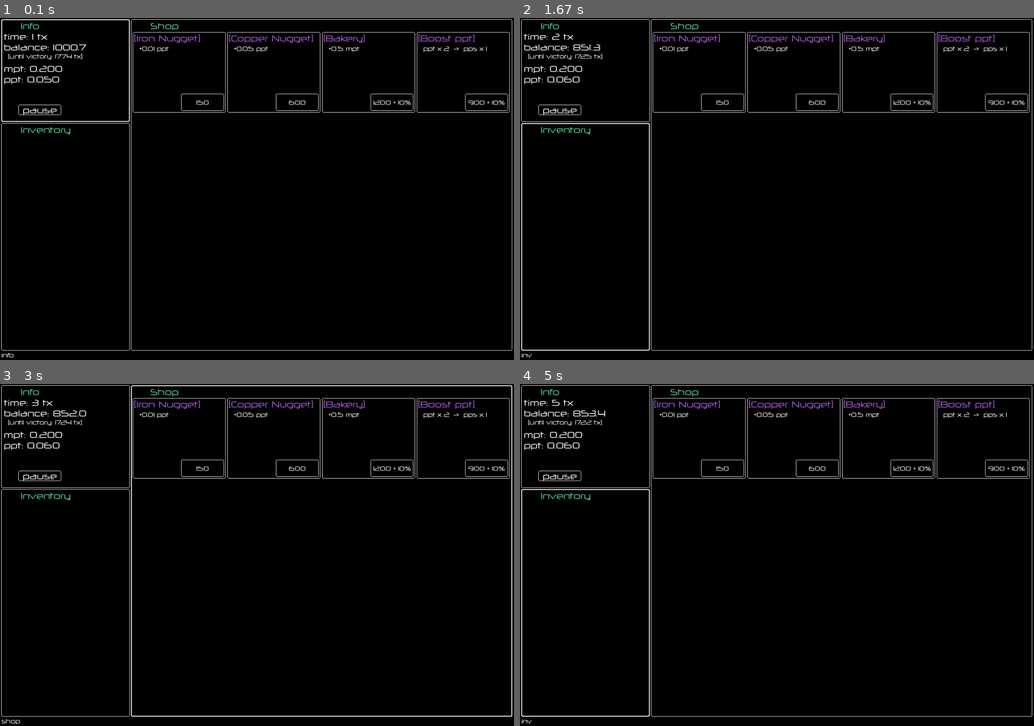
Above: before the commit, frames 1-4 (two rows, left to right).
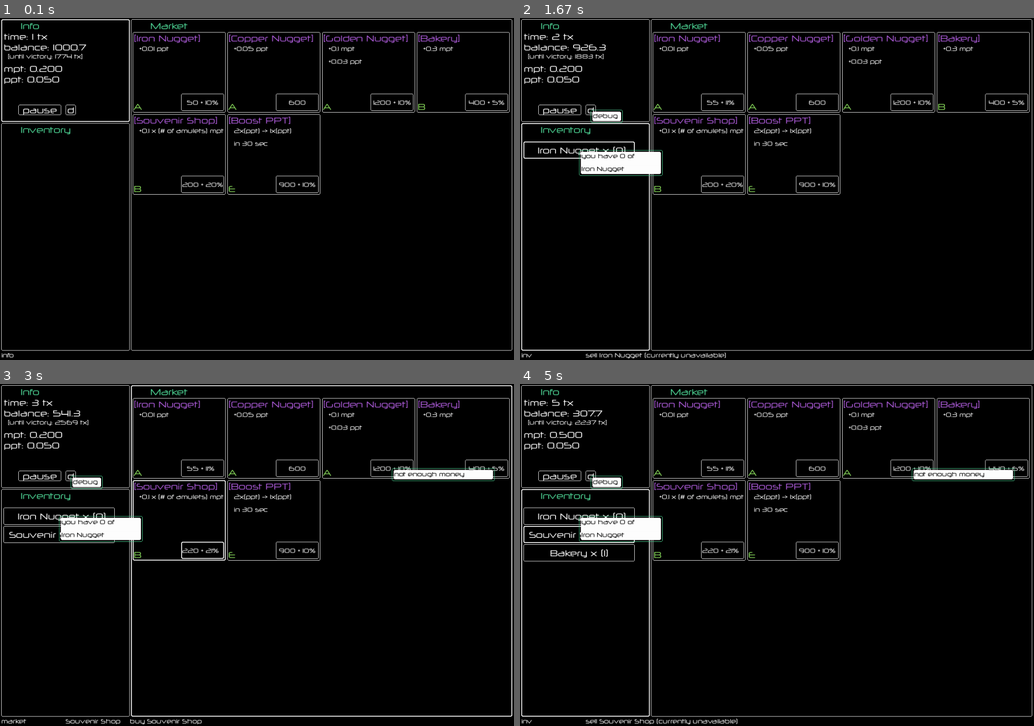
Above: after the commit, the same moments.

Repository: rayannott/economygame
Game: pygame game, started from main.py
Two runs of this game, one before a commit and one after it. Both use one fixed random seed, a clock stepped at 60 frames per second and the inputs below.
Inputs (mouse positions are in pixels of both pictures, inside the frame that each line leads up to):
- Up to frame 1 (0.1 s): no input
- Up to frame 2 (1.67 s): click (720, 100) at 0.38 s, where only the run after the commit has a clickable "50 + 10%"; click (591, 110) at 0.72 s, where only the run after the commit has a clickable "d"; click (576, 147) at 1.05 s, where only the run after the commit has a clickable "Iron Nugget x (1)"; click (576, 147) at 1.38 s, where only the run after the commit has a clickable "Iron Nugget x (0)"
- Up to frame 3 (3 s): click (267, 438) at 1.72 s; click "1200 + 10%" at 2.05 s; click (241, 496) at 2.38 s; click (200, 548) at 2.72 s, where only the run after the commit has a clickable "200 + 20%"
- Up to frame 4 (5 s): click (910, 524) at 3.05 s; click (1008, 466) at 3.38 s, where only the run after the commit has a clickable "400 + 5%"; click (884, 493) at 3.72 s; click (627, 486) at 4.05 s; click (797, 541) at 4.38 s; click (627, 534) at 4.72 s

The runs differ from the first frame. In frame 1, 1.8% of the frame differs, in the area x 12-99%, y 1-52%; in frame 2, 3.7%; in frame 3, 4.6%; in frame 4, 4.8%, in the area x 0-99%, y 1-100%.

Commit message:
can sell items now

Diff:
--- a/base_objects.py
+++ b/base_objects.py
@@ -29,12 +29,20 @@
         super().__init__()
         self.name = name
         self.cost = cost
-        self.in_shop = True # cost increaing
         self.type_ = type_
         self.info: list[str] = []
 
     def tick(self):
         pass
+
+    def __eq__(self, other: 'ProfitGen') -> bool:
+            return self.name == other.name
+
+    def __hash__(self) -> int:
+        return hash(self.name)
+
+    def __repr__(self) -> str:
+        return f'ShopItem::{self.name}'
 
 
 class ProfitGen(ShopItem):
--- a/game.py
+++ b/game.py
@@ -1,12 +1,13 @@
 
 
+from collections import Counter
 import time
 import pygame
-from base_objects import ShopCell
+from base_objects import Cost, ShopCell
 
 from player import Player
-from gui.gui_rect import Button, Label, ProgressBar, Panel
-from gui.pygame_utils import BLACK, FONT_NORM, FRAMERATE, WHITE, WINDOW_SIZE, FONT_HUGE, FONT_SMALL, CP0
+from gui.gui_rect import Button, Label, Notification, ProgressBar, Panel
+from gui.pygame_utils import BLACK, FONT_NORM, FRAMERATE, WHITE, WINDOW_SIZE, FONT_HUGE, FONT_SMALL, CP0, INV_BTN_SLOT_SIZE
 from gui.gui_shop import create_panels_from_shop
 import shop_items as si
 from shop_items import create_shop
@@ -41,6 +42,7 @@
 
 
         # setup GUIs
+        self.notifications: list[Notification] = []
 
         self.info_panel = Panel((3, 3), (300, 240), self.surface, 'info')
         self.info_panel.add_labels(
@@ -57,18 +59,22 @@
             'pause_btn',
             Button((40, 200), (100, 24), self.surface, 'pause', 'toggle pause/unpause', parent=self.info_panel)
         )
-
+        self.info_panel.populate_one(
+            'debug_btn',
+            Button((150, 200), (24, 24), self.surface, 'd', 'debug button', parent=self.info_panel)
+        )
 
         self.inventory_panel = Panel((3, 246), (300, WINDOW_SIZE[1] - 268), self.surface, 'inv')
         self.inventory_panel.add_labels([
             Label('Inventory', self.surface, FONT_NORM, CP0[1], topleft=(45, 3))
         ])
-
-
-        self.shop_panel = Panel((306, 3), (WINDOW_SIZE[0] - 310, WINDOW_SIZE[1] - 25), self.surface, 'shop')
+        self.next_empty_slot_index = 0
+
+
+        self.shop_panel = Panel((306, 3), (WINDOW_SIZE[0] - 310, WINDOW_SIZE[1] - 25), self.surface, 'market')
 
         self.shop_panel.add_labels(
-            [Label('Shop', self.surface, FONT_NORM, CP0[1], topleft=(45, 3))]
+            [Label('Market', self.surface, FONT_NORM, CP0[1], topleft=(45, 3))]
         )
 
         self.shop_panel.populate_many(
@@ -94,14 +100,15 @@
 
         self.player.update()
 
+    def spawn_notification(self, text: str, mouse_pos: tuple[int, int], duration: int = 6):
+        self.notifications.append(Notification(text, self.surface, current_mouse_pos=mouse_pos))
+
     def buy_shop_cell(self, shop_cell: ShopCell) -> bool:
         '''Buys an item; returns True if success, else False'''
-        is_possible_to_buy, resulting_balance = self.player.enough_money(shop_cell.item_cost)
-        if is_possible_to_buy:
-            self.player.inventory.append(shop_cell.what)
-            self.player.set_balance(resulting_balance)
-            return True
-        return False
+        return self.player.buy_shop_cell(shop_cell)
+
+    def sell_item(self, item_name: str) -> bool:
+        return self.player.sell_item(item_name)
 
     def run(self):
         '''
@@ -115,10 +122,38 @@
             self.surface.blit(self.background, (0, 0))
             pos = pygame.mouse.get_pos()
 
+            # update gui
             self.info_panel.update(pos)
+
+            # inventory_counter = Counter(self.player.inventory)
+            for inv_item in set(self.player.inventory):
+                if inv_item.name not in self.inventory_panel.gui_objects:
+                    self.inventory_panel.populate_one(
+                        inv_item.name,
+                        Button(
+                            topleft=(5, (INV_BTN_SLOT_SIZE[1] + 3) * (self.next_empty_slot_index + 1)),
+                            size=INV_BTN_SLOT_SIZE,
+                            surface=self.surface,
+                            text=f'{inv_item.name} x ({len(self.player.spent_on_each_shop_item[inv_item.name])})',
+                            hoverhint=f'sell {inv_item.name} for {self.player.spent_on_each_shop_item[inv_item.name][0]*0.5:.1f}',
+                            parent=self.inventory_panel
+                        )
+                    )
+                    self.next_empty_slot_index += 1
+
+            for inv_name, inv_slot in self.inventory_panel.gui_objects.items():
+                inv_slot.set_text(f'{inv_name} x ({len(self.player.spent_on_each_shop_item[inv_name])})')
+                dq = self.player.spent_on_each_shop_item[inv_name]
+                extra = f'for {dq[0]*0.5:.1f}' if dq else '(currently unavailable)'
+                inv_slot.hint_label.set_text(f'sell {inv_name} {extra}')
+
             self.inventory_panel.update(pos)
+
             self.shop_panel.update(pos)
-
+            for notif in self.notifications:
+                notif.update(pos)
+
+            # process events
             for event in pygame.event.get():
                 if event.type == pygame.QUIT:
                     self.is_running = False
@@ -126,20 +161,34 @@
                     if self.info_panel.clicked():
                         if self.info_panel.gui_objects['pause_btn'].clicked():
                             self.paused = not self.paused
-                    if self.shop_panel.clicked():
-                        print('shop panel')
+                        elif self.info_panel.gui_objects['debug_btn'].clicked():
+                            # DEBUG
+                            print('inv:', self.player.inventory)
+                            print('inv spending history:', self.player.spent_on_each_shop_item)
+                            print('effect duration boost:', self.player.effect_duration_boost)
+                            self.spawn_notification('debug', pos)
+
+                    elif self.shop_panel.clicked():
                         what_clicked = self.shop_panel.object_clicked()
                         if what_clicked:
-                            print(f'    clicked {what_clicked}')
                             what_clicked_2 = self.shop_panel.gui_objects[what_clicked].object_clicked() # type: ignore
                             if what_clicked_2 == 'buy':
                                 feedback = self.buy_shop_cell(self.shop[what_clicked])
                                 if feedback:
-                                    print(f'        bought {what_clicked}: {self.shop[what_clicked]}')
+                                    print(f'bought {what_clicked}: {self.shop[what_clicked]}')
                                 else:
-                                    print('        not enough money')
-
-
+                                    print('not enough money')
+                                    self.spawn_notification(f'not enough money', pos, 1)
+
+                    elif self.inventory_panel.clicked():
+                        what_clicked = self.inventory_panel.object_clicked()
+                        if what_clicked:
+                            feedback = self.sell_item(what_clicked)
+                            if feedback:
+                                print(f'sold {what_clicked}')
+                            else:
+                                print(f'you don\'t have {what_clicked}')
+                                self.spawn_notification(f'you have 0 of\n{what_clicked}', pos, 3)
             pygame.display.update()
 
     def tick(self):
@@ -149,3 +198,5 @@
         self.times_ticked += 1
         self.player.tick()
         self.shop.tick()
+        for notif in self.notifications:
+            notif.tick()
--- a/gui/gui_rect.py
+++ b/gui/gui_rect.py
@@ -3,7 +3,9 @@
 
 import pygame
 
-from .pygame_utils import FONT_HUGE, FONT_SMALL, FONT_NORM, GREY, WHITE, WINDOW_SIZE, shift
+from gui.pygame_utils import FONT_NORM
+
+from .pygame_utils import BLACK, CP0, FONT_HUGE, FONT_SMALL, FONT_NORM, GREY, WHITE, WINDOW_SIZE, shift
 
 
 class Label:
@@ -55,11 +57,14 @@
         self.hovering = False # boolean flag updated every frame
         self.clickable = False
         self.depth = 1 if parent else 0
+        self.color_text = WHITE
+        self.color_hint = WHITE
+        self.color_frame = WHITE
 
         self.rect = pygame.Rect(shift(self.topleft, self.shift_by), self.size)
 
-        self.text_label = Label(self.text, self.surface, self.text_font, WHITE, center=self.rect.center)
-        self.hint_label = Label(self.hoverhint, self.surface, FONT_SMALL, WHITE, bottomleft=(3, WINDOW_SIZE[1] - 3))
+        self.text_label = Label(self.text, self.surface, self.text_font, self.color_text, center=self.rect.center)
+        self.hint_label = Label(self.hoverhint, self.surface, FONT_SMALL, self.color_hint, bottomleft=(3, WINDOW_SIZE[1] - 3))
 
     def set_visible(self, set_to: bool) -> None:
         self.visible = set_to
@@ -68,7 +73,7 @@
         self.active = set_to
 
     def clicked(self) -> bool:
-        return self.hovering
+        return self.active and self.hovering
 
     @abstractmethod
     def update(self, current_mouse_pos: tuple[int, int]):
@@ -76,11 +81,13 @@
         if self.hoverhint and self.hovering:
             self.hint_label.update()
         self.draw()
-        self.text_label.update()
+        if self.visible:
+            self.text_label.update()
 
     @abstractmethod
     def draw(self) -> None:
-        pygame.draw.rect(self.surface, WHITE, self.rect, width=2 if self.hovering else 1, border_radius=3)
+        if self.visible:
+            pygame.draw.rect(self.surface, self.color_frame, self.rect, width=2 if self.hovering else 1, border_radius=3)
 
     def set_text(self, set_to: str) -> None:
         self.text_label.set_text(set_to)
@@ -136,7 +143,8 @@
         return super().update(current_mouse_pos)
 
     def draw(self) -> None:
-        pygame.draw.rect(self.surface, GREY, self.progress_rect, border_radius=3)
+        if self.visible:
+            pygame.draw.rect(self.surface, GREY, self.progress_rect, border_radius=3)
         return super().draw()
 
 
@@ -167,8 +175,9 @@
     def update(self, current_mouse_pos: tuple[int, int]):
         for gui_obj in self.gui_objects.values():
             gui_obj.update(current_mouse_pos)
-        for to in self.labels:
-            to.update()
+        if self.visible:
+            for to in self.labels:
+                to.update()
         return super().update(current_mouse_pos)
 
     def object_clicked(self) -> str:
@@ -177,3 +186,37 @@
             if gui_obj.clicked():
                 return obj_key
         return ''
+
+
+class Notification(Panel):
+    def __init__(self, text: str, surface: pygame.Surface, current_mouse_pos: tuple[int, int], duration_tics=6) -> None:
+        self.lines = text.split('\n')
+        max_len = len(max(self.lines, key=len))
+        super().__init__(topleft=current_mouse_pos, size=(15 * max_len, 30 * len(self.lines)), surface=surface, hoverhint='', parent=None)
+        self.duration_ticks = duration_tics
+        self.color_frame = CP0[1]
+        self.inner_rect = pygame.rect.Rect(shift(self.rect.topleft, (4, 4)), shift(self.rect.size, (-8, -8)))
+        for i, one_line in enumerate(self.lines):
+            self.add_labels(
+                [
+                    Label(one_line, self.surface, FONT_SMALL, BLACK, topleft=(5, 5 + 30*i))
+                ]
+            )
+
+    def tick(self):
+        if self.active:
+            self.duration_ticks -= 1
+            if self.duration_ticks <= 0:
+                self.active = False
+                self.visible = False
+
+    def draw(self) -> None:
+        super().draw()
+        if self.visible:
+            pygame.draw.rect(self.surface, WHITE, self.inner_rect, border_radius=3)
+
+    def update(self, current_mouse_pos: tuple[int, int]):
+        self.draw()
+        if self.visible:
+            for to in self.labels:
+                to.update()
--- a/gui/gui_shop.py
+++ b/gui/gui_shop.py
@@ -20,7 +20,8 @@
     for i, sh_item in enumerate(shop.items.values()):
         pnl = Panel(topleft=TOPLEFTS[i], size=SHOP_ITEM_PANEL_SIZE, surface=surface, hoverhint=sh_item.what.name, parent=shop_panel)
         pnl.add_labels(
-            [Label(f'[{sh_item.what.name}]', surface, FONT_NORM, CP1[0], topleft=(2, 2))]
+            [Label(f'[{sh_item.what.name}]', surface, FONT_NORM, CP1[0], topleft=(2, 2)),
+             Label(f'{sh_item.what.type_.name[0]}', surface, FONT_NORM, color=CP1[1], bottomleft=(2, SHOP_ITEM_PANEL_SIZE[1]-2))]
         )
         for i, info in enumerate(sh_item.what.info, 1):
             pnl.add_labels(
--- a/gui/pygame_utils.py
+++ b/gui/pygame_utils.py
@@ -15,10 +15,10 @@
 WINDOW_SIZE = (1200, 800)
 FRAMERATE = 60
 
-
 SHOP_ITEM_PANEL_SIZE = (217, 188)
 BUY_BTN_SIZE = (100, 40)
 
+INV_BTN_SLOT_SIZE = (260, 40)
 
 def shift(tup1: tuple, tup2: tuple) -> tuple:
     return tup1[0] + tup2[0], tup1[1] + tup2[1]
--- a/main.py
+++ b/main.py
@@ -1,7 +1,5 @@
 import pygame
 
-from gui.gui_rect import Button, ProgressBar, Panel
-from gui.pygame_utils import BLACK, FRAMERATE, WINDOW_SIZE, FONT_HUGE, FONT_SMALL, CP0
 from game import Game
 
 
--- a/player.py
+++ b/player.py
@@ -1,5 +1,7 @@
+from collections import defaultdict, deque
 import math
-from base_objects import Cost, ShopItem, ShopItemType
+from base_objects import Cost, ShopCell, ShopItem, ShopItemType
+from shop_items import Bakery, SouvenirShop
 
 from utils import INITIAL_BALANCE, INITIAL_MPT, INITIAL_PPT, GOAL_BALANCE
 
@@ -9,7 +11,9 @@
         self.balance = INITIAL_BALANCE
         self.mpt = INITIAL_MPT
         self.ppt = INITIAL_PPT
+        self.effect_duration_boost = 0
         self.inventory: list[ShopItem] = []
+        self.spent_on_each_shop_item: dict[str, deque[float]] = defaultdict(deque)
 
     def tick(self):
         self.balance *= 1+self.ppt*0.01
@@ -28,15 +32,59 @@
             return True, resulting_balance
         return False, 0.
 
+    def buy_shop_cell(self, shop_cell: ShopCell) -> bool:
+        '''Buys an item; returns True if success, else False'''
+        is_possible_to_buy, resulting_balance = self.enough_money(shop_cell.item_cost)
+        if is_possible_to_buy:
+            self.inventory.append(shop_cell.what)
+            spent = self.balance - resulting_balance
+            self.set_balance(resulting_balance)
+            self.spent_on_each_shop_item[shop_cell.what.name].append(spent)
+            shop_cell.item_cost = Cost(money=shop_cell.item_cost.money*1.1, balance_portion=shop_cell.item_cost.balance_portion + 0.01)
+            return True
+        return False
+
+    def sell_item(self, item_name: str) -> bool:
+        '''
+        Tries to sell an item with a given name.
+        If successful, return True; else, False.
+        '''
+        if not self.spent_on_each_shop_item.get(item_name):
+            return False
+
+        index_to_pop = None
+        for i, inv_item in enumerate(self.inventory):
+            if inv_item.name == item_name:
+                index_to_pop = i
+                break
+        assert index_to_pop is not None
+        self.inventory.pop(index_to_pop)
+        spent = self.spent_on_each_shop_item[item_name].popleft()
+        self.set_balance(self.balance + spent * 0.5)
+        return True
+
     def set_balance(self, set_to: float):
         self.balance = set_to
 
     def update(self):
+        amulets = 0
+        for inv_item in self.inventory:
+            if inv_item.type_ == ShopItemType.AMULET:
+                amulets += 1
+
         extra_mpt = 0
         extra_ppt = 0
+        self.effect_duration_boost = 0
         for inv_item in self.inventory:
             if inv_item.type_ == ShopItemType.AMULET or inv_item.type_ == ShopItemType.BUSINESS:
+                if isinstance(inv_item, SouvenirShop):
+                    extra_mpt += inv_item.mpt * amulets
+                    continue
+                elif isinstance(inv_item, Bakery):
+                    self.effect_duration_boost += 1
+
                 extra_mpt += inv_item.mpt # type: ignore
                 extra_ppt += inv_item.ppt # type: ignore
+
         self.mpt = INITIAL_MPT + extra_mpt
         self.ppt = INITIAL_PPT + extra_ppt
--- a/shop_items.py
+++ b/shop_items.py
@@ -3,33 +3,48 @@
 
 class IronNugget(ProfitGen):
     def __init__(self) -> None:
-        super().__init__(name='Iron Nugget', cost=Cost(150., 0.), type_=ShopItemType.AMULET, mpt=0., ppt=0.01)
+        super().__init__(name='Iron Nugget', cost=Cost(50., 0.1), type_=ShopItemType.AMULET, mpt=0., ppt=0.01)
         self.info = [f'+{self.ppt} ppt'] # a list of strings to display on ShopItemPanel
 
 
 class CopperNugget(ProfitGen):
     def __init__(self) -> None:
-        super().__init__(name='Copper Nugget', cost=Cost(600., 0), type_=ShopItemType.AMULET, mpt=0., ppt=0.05)
+        super().__init__(name='Copper Nugget', cost=Cost(600., 0.), type_=ShopItemType.AMULET, mpt=0., ppt=0.05)
         self.info = [f'+{self.ppt} ppt']
+
+
+class GoldenNugget(ProfitGen):
+    def __init__(self) -> None:
+        super().__init__(name='Golden Nugget', cost=Cost(1200., 0.1), type_=ShopItemType.AMULET, mpt=0.1, ppt=0.03)
+        self.info = [f'+{self.mpt} mpt', f'+{self.ppt} ppt']
 
 
 class Bakery(ProfitGen):
     def __init__(self) -> None:
-        super().__init__(name='Bakery', cost=Cost(1200., 0.1), type_=ShopItemType.BUSINESS, mpt=0.5, ppt=0)
+        super().__init__(name='Bakery', cost=Cost(400., 0.05), type_=ShopItemType.BUSINESS, mpt=0.3, ppt=0)
         self.info = [f'+{self.mpt} mpt']
+
+
+class SouvenirShop(ProfitGen):
+    def __init__(self) -> None:
+        super().__init__(name='Souvenir Shop', cost=Cost(200., 0.2), type_=ShopItemType.BUSINESS, mpt=0.1, ppt=0)
+        self.info = [f'+{self.mpt} x (# of amulets) mpt']
 
 
 class BoostPpt(Effect):
     def __init__(self) -> None:
-        super().__init__(name='Boost ppt', cost=Cost(900., 0.1), type_=ShopItemType.EFFECT, duration=30)
-        self.info = ['ppt x 2  ->  pps x 1']
+        super().__init__(name='Boost PPT', cost=Cost(900., 0.1), type_=ShopItemType.EFFECT, duration=30)
+        self.info = ['2x(ppt) -> 1x(ppt)', f'in {self.duration} sec']
+
 
 def create_shop() -> Shop:
     return Shop(
         [
             ShopCell(IronNugget()),
             ShopCell(CopperNugget()),
+            ShopCell(GoldenNugget()),
             ShopCell(Bakery()),
+            ShopCell(SouvenirShop()),
             ShopCell(BoostPpt())
         ]
     )
